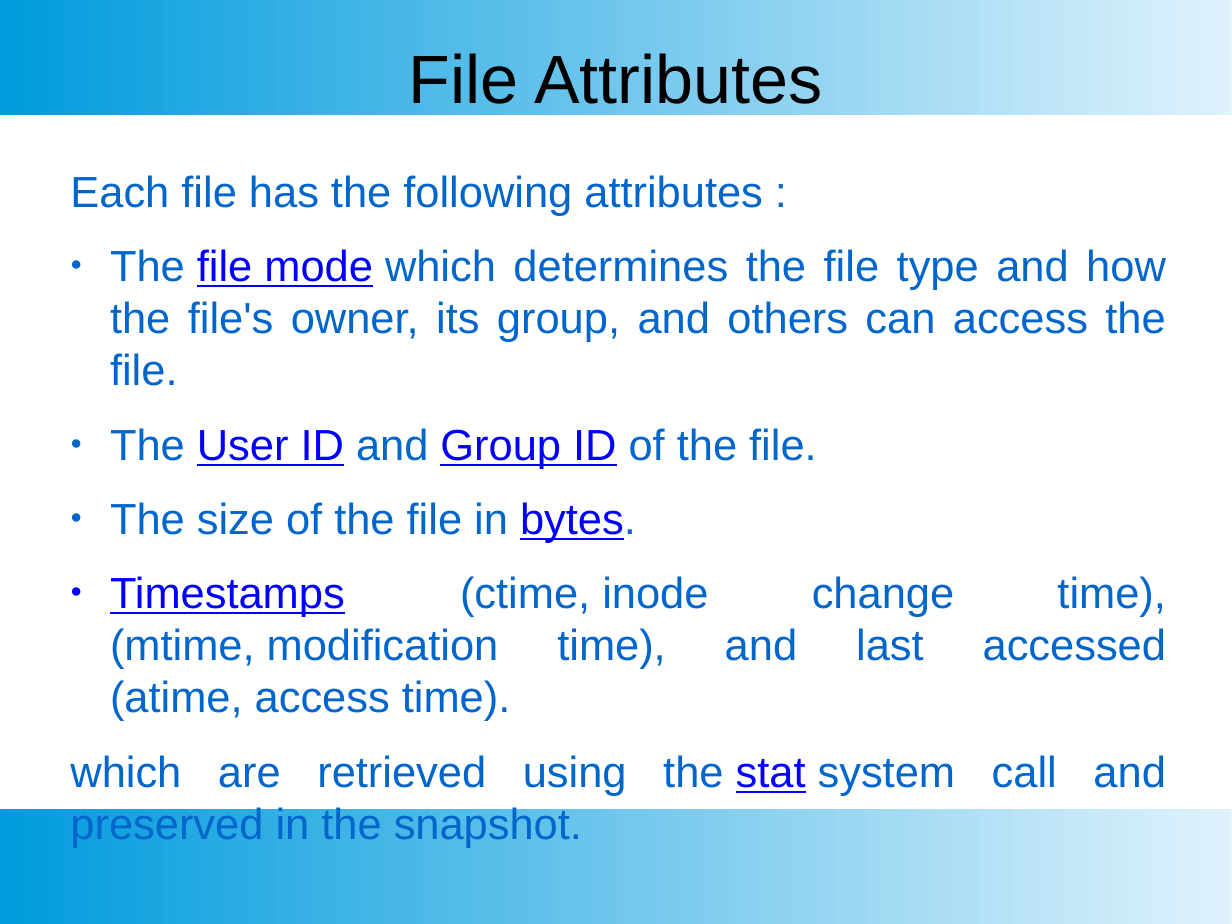
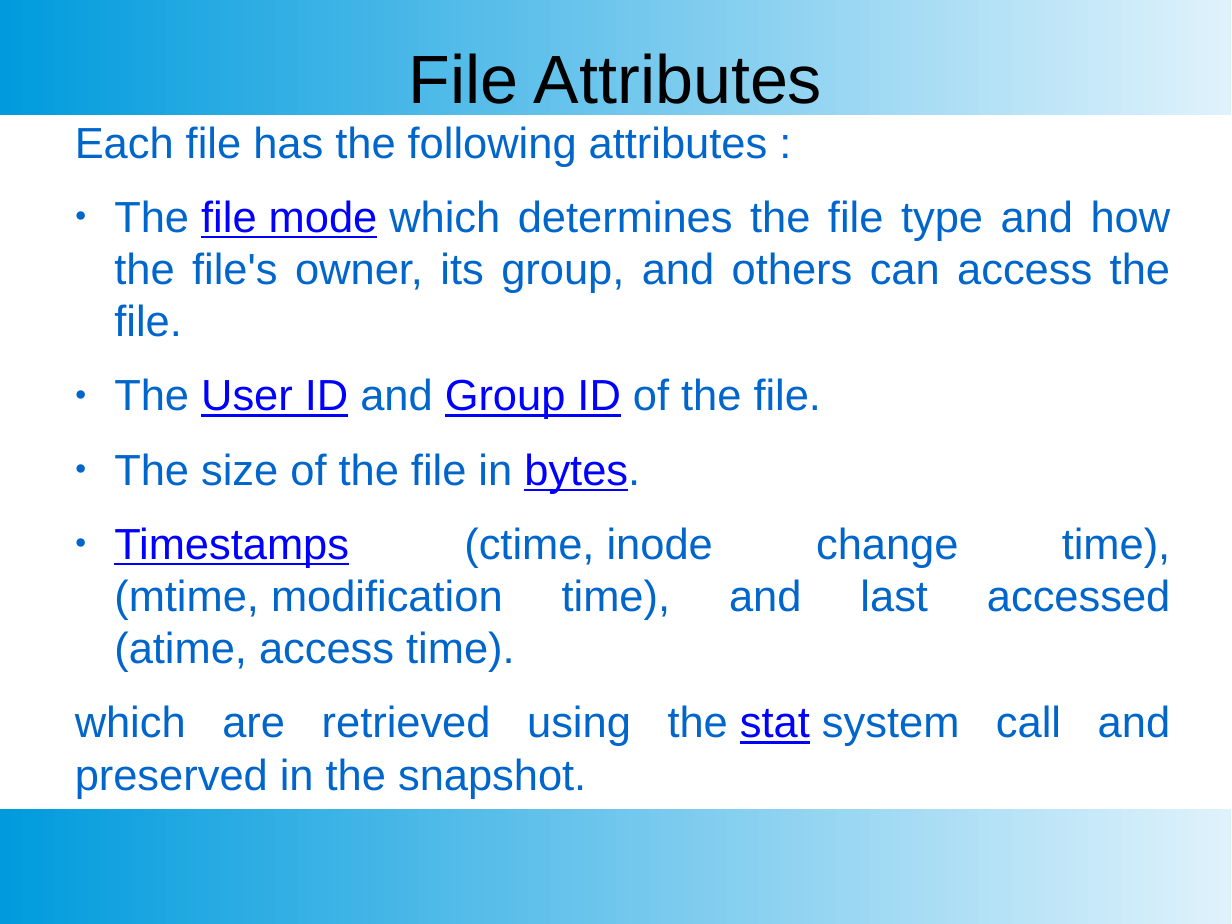
Before and after one commit to aishwarya202005/Snapshot-of-a-file-system, a slide deck: slide 12 of os project.pptx. Drawn at 1232x924 pixels with LibreOffice and Linux fonts; fonts in the diff are those of the drawing. Boxes give left, top, right and bottom in pixels: in the first picture for what was removed or moved away, otherwise in the second. Text is boxed around its words. In the diff, an @@ line names an element or a change of style, - is before the commit and + after.

```diff
--- a/os project.pptx
+++ b/os project.pptx
@@ text "File Attributes" at (409,53,822,104): highlight #000000 to none @@
@@ text "Each file has the following ..." at (75,126,1171,746): highlight #000000 to none @@
@@ text "Each file has the following ...": place and size @@
-text "Each file has the following ..." at (70,175,1166,796)
+text "Each file has the following ..." at (75,126,1171,746)
```
Also in this commit, not shown: 13 other slides changed.
